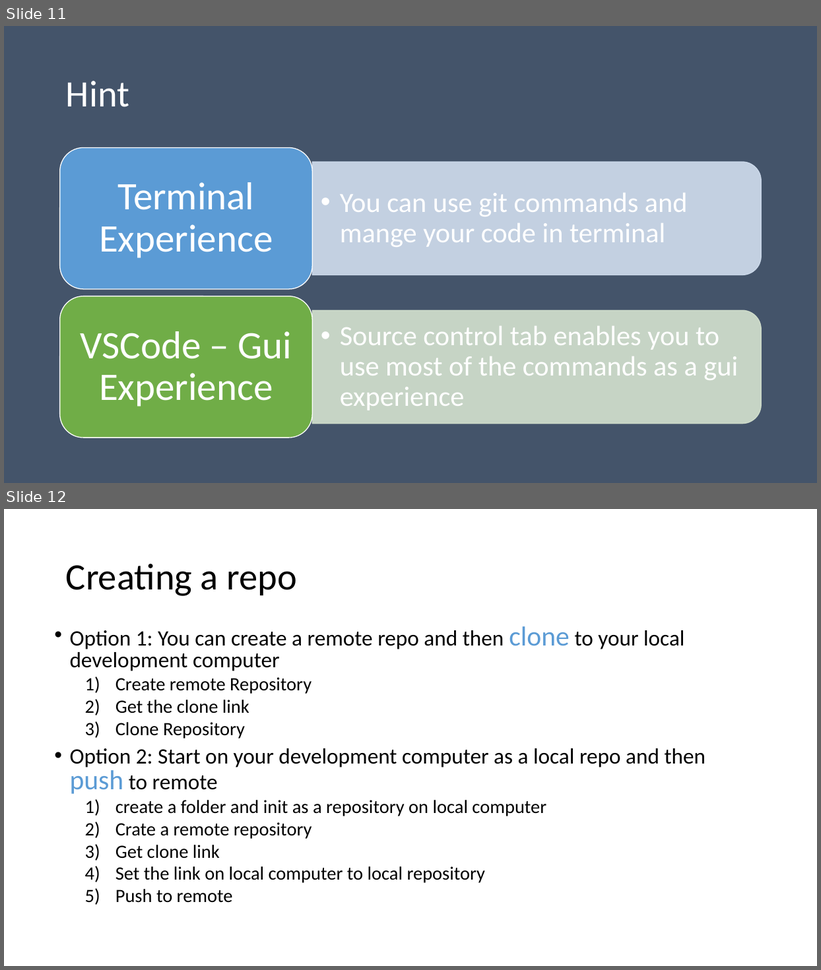
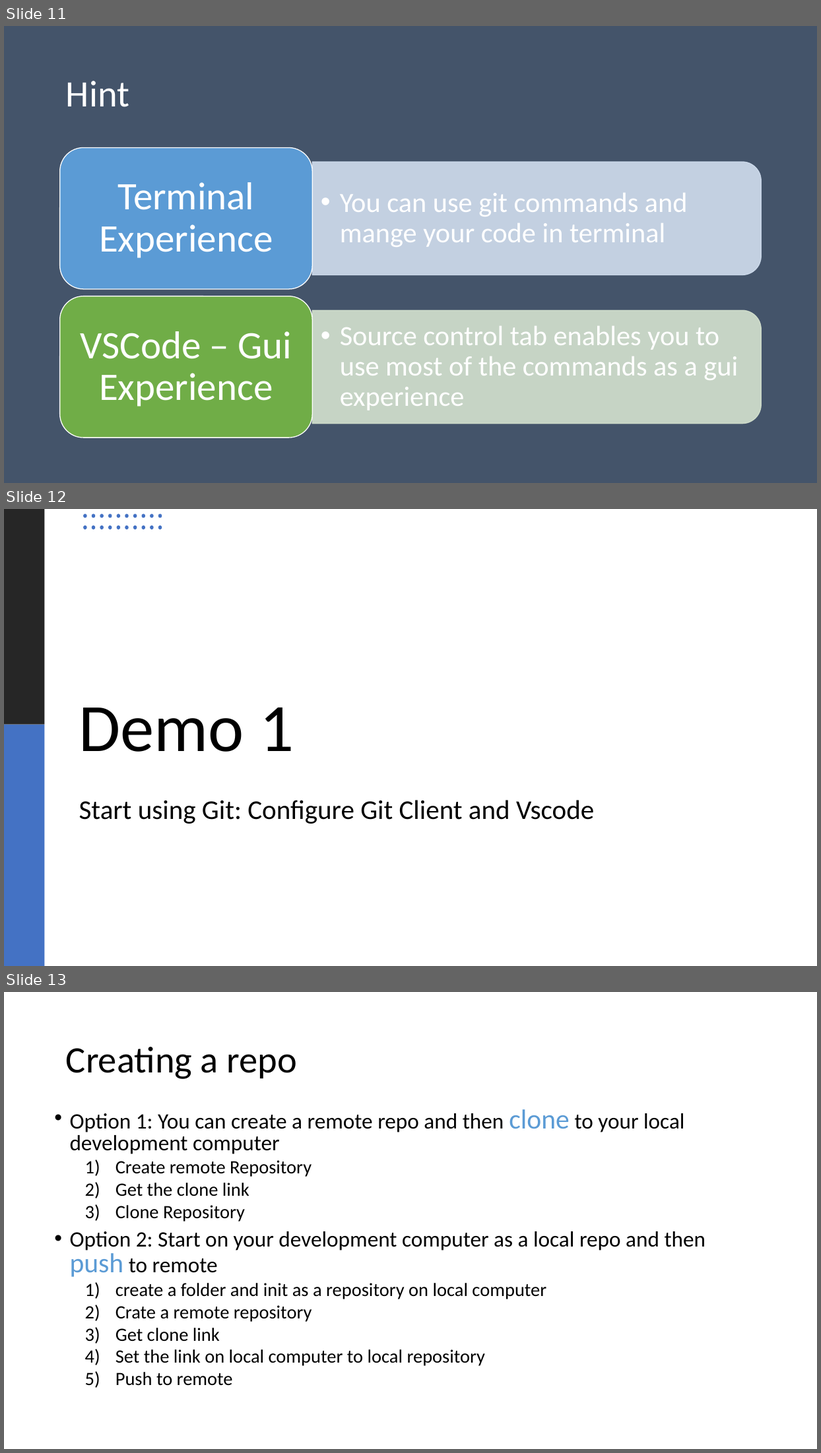
Before and after one commit to LearnWithCSA/GitWorkshop, a slide deck: SlideDeck/Git for Infra.pptx. Shown one above the other, each under a label of ours: slides 11 and 12 before the commit, slides 11, 12 and 13 after it. The pictures are 821x970 and 821x1453 pixels, drawn with LibreOffice and Linux fonts; fonts in the diff are those of the drawing; background and template pictures are left out. Boxes give left, top, right and bottom in pixels: in the first picture for what was removed or moved away, otherwise in the second. Text is boxed around its words. In the diff, an @@ line names an element or a change of style, - is before the commit and + after.

```diff
--- a/SlideDeck/Git for Infra.pptx
+++ b/SlideDeck/Git for Infra.pptx
@@ slide 12 added at [4, 509, 817, 966], background #FFFFFF @@
@@ rectangle added at [4, 509, 44, 725], fill #262626 @@
@@ group added at [83, 514, 162, 529]: 20 ellipses @@
@@ rectangle added at [4, 725, 44, 966], fill #4472C4 @@
@@ title added at [79, 708, 294, 752], 80 pt, text #000000 @@
+Demo 1
@@ text added at [79, 800, 594, 824], 32 pt, text #000000 @@
+Start using Git: Configure Git Client and Vscode
@@ what was slide 12 is now slide 13 @@
```
Also in this commit, not shown: 6 slides changed, 3 other slides added.
